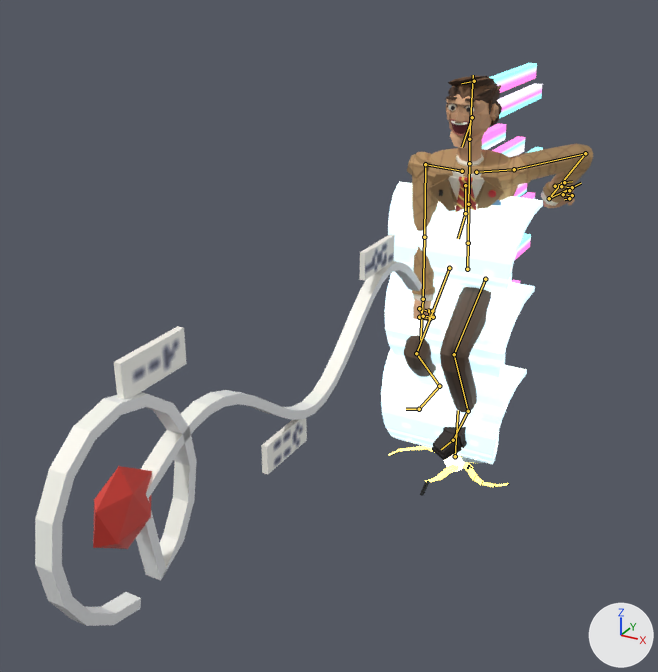
The Blender file art/dale.blend, before and after one commit.
Before and after are seen from a camera (50 mm lens) standing at (1.34, -3.75, 2.38) and looking at (-0.21, -0.93, 0.97). The axes (+X, +Y, +Z) are drawn at lower right. The lights are the same throughout. The older version comes first. Both versions are drawn at frame 9 of the action 'Low Pressure'; the numbers are the values there. The bones that bend it are drawn over the model as lines.

The first picture shows 'dale_body', 'fx_cold_front', 'fx_isobar_lasso', 'fx_tape_skip' and 2 more.
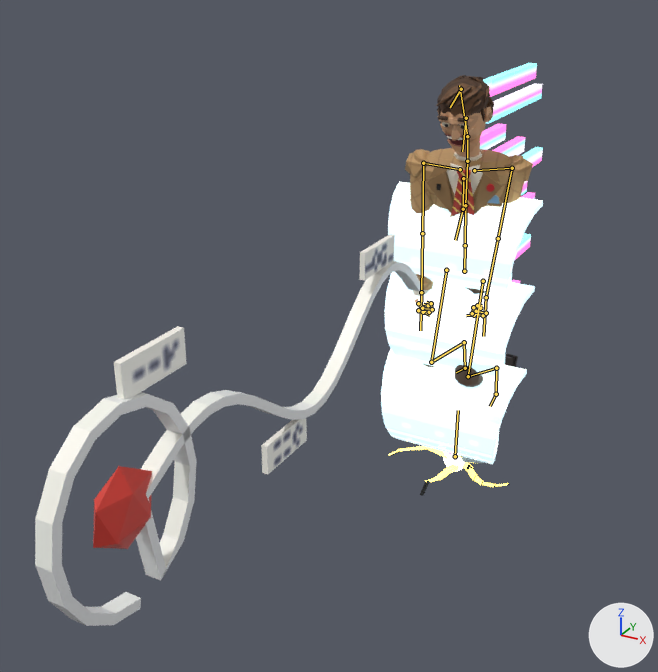
Location of each change, [x1, y1, x2, y2] in pixels of the pictures (658 x 672 px):
'dale_body', posed: before [404, 75, 593, 460]; after [405, 75, 533, 387]
bone 'hips', root to tip: before (467, 269) to (468, 243); after (464, 271) to (465, 245)
bone 'chest', root to tip: before (468, 204) to (469, 163); after (465, 205) to (467, 161)
bone 'neck', root to tip: before (469, 163) to (469, 139); after (467, 161) to (467, 136)
bone 'head', root to tip: before (469, 139) to (473, 75); after (467, 136) to (459, 85)
bone 'shoulder.L', root to tip: before (476, 172) to (514, 169); after (474, 170) to (512, 168)
bone 'index.L', root to tip: before (561, 186) to (572, 187); after (483, 315) to (472, 313)
bone 'index_2.L', root to tip: before (572, 187) to (569, 190); after (472, 313) to (473, 307)
bone 'fingers.L', root to tip: before (563, 194) to (572, 195); after (486, 313) to (476, 311)
bone 'fingers_2.L', root to tip: before (572, 195) to (569, 198); after (476, 311) to (477, 305)
bone 'shoulder.R', root to tip: before (462, 171) to (425, 164); after (460, 169) to (423, 163)

What the commit changed:
Bone 'hips' (bone_hips) moves from (0.0, 0.0, 0.0) to (0.0, 0.0, 0.034).
Bone 'chest' (bone_chest) turns from (14, 20, -2) to (4, 20, -2) degrees about its own x, y and z.
Bone 'neck' (bone_neck) turns from (-24, -28, 15) to (-12, -30, 9) degrees about its own x, y and z.
Bone 'head' (bone_head) turns from (1, 12, 0) to (30, 16, 0) degrees about its own x, y and z.
Bone 'shoulder.L' (bone_shoulder_l) turns from (-1, -10, 0) to (0, 0, 0) degrees about its own x, y and z.
Bone 'index.L' (bone_index_l) turns from (0, 0, -72) to (0, 0, -90) degrees about its own x, y and z.
Bone 'index_2.L' (bone_index_2_l) turns from (0, 0, -80) to (0, 0, -100) degrees about its own x, y and z.
Bone 'fingers.L' (bone_fingers_l) turns from (0, 0, -72) to (0, 0, -90) degrees about its own x, y and z.
Bone 'fingers_2.L' (bone_fingers_2_l) turns from (0, 0, -80) to (0, 0, -100) degrees about its own x, y and z.
Bone 'shoulder.R' (bone_shoulder_r) turns from (-1, 10, 0) to (0, 0, 0) degrees about its own x, y and z.
Bone 'ik_hand.L' (bone_ik_hand_l) moves from (0.077, -0.377, -0.177) to (1.194, 1.682, 0.134).
Bone 'ik_hand.L' (bone_ik_hand_l) turns from (-71, -33, 158) to (-1, -1, -18) degrees about its own x, y and z.
Bone 'ik_foot.L' (bone_ik_foot_l) moves from (-0.01, 0.042, 0.335) to (0.0, -0.349, 0.186).
Bone 'ik_foot.L' (bone_ik_foot_l) turns from (-21, 7, -13) to (-70, 4, -9) degrees about its own x, y and z.
Bone 'ik_hand.R' (bone_ik_hand_r) moves from (-0.62, 0.432, 0.323) to (-1.115, 1.817, 0.13).
Bone 'ik_hand.R' (bone_ik_hand_r) turns from (10, 1, 24) to (-1, 1, 21) degrees about its own x, y and z.
Bone 'ik_foot.R' (bone_ik_foot_r) moves from (0.021, -0.156, 0.195) to (0.0, -0.451, 0.205).
Bone 'ik_foot.R' (bone_ik_foot_r) turns from (-24, 17, -37) to (-73, 13, -27) degrees about its own x, y and z.
Bone 'pole_knee.R' (bone_pole_knee_r) moves from (-0.021, 0.354, 0.129) to (0.0, 0.042, -0.132).
